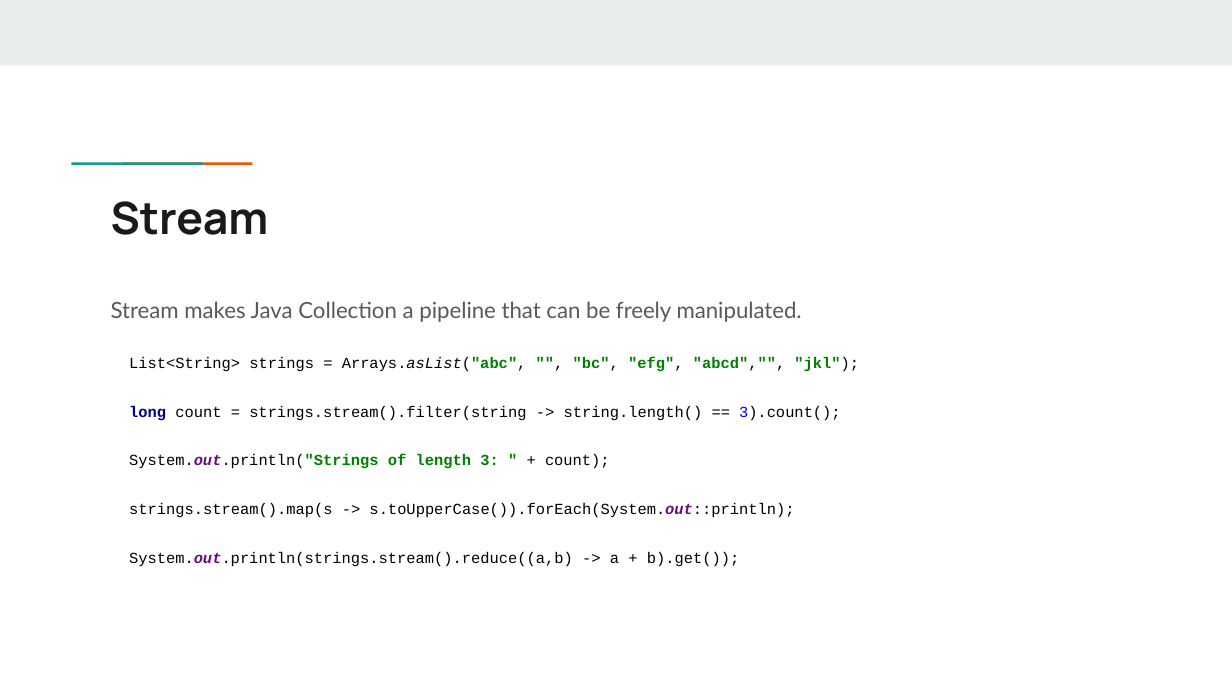
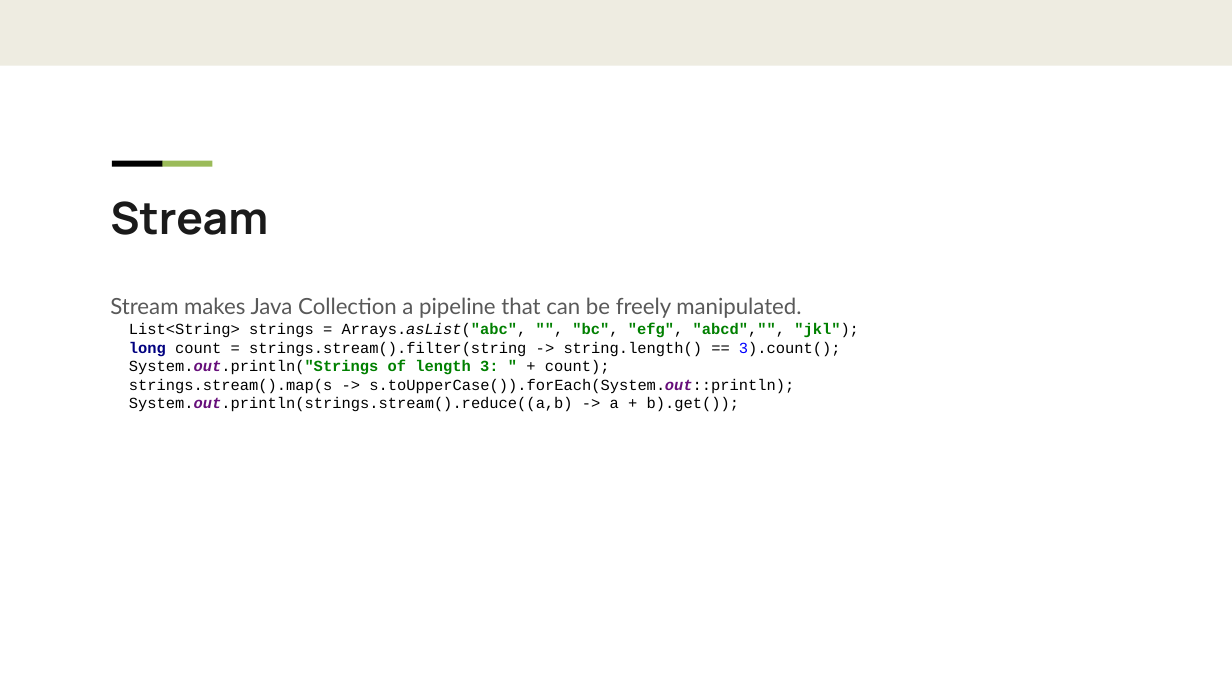
Before and after one commit to liangduo1993/javaee, a slide deck: slide 18 of JaveEE.pptx (slide 16 before the commit). Drawn at 1232x693 pixels with LibreOffice and Linux fonts; fonts in the diff are those of the drawing; background and template pictures are left out. Boxes give left, top, right and bottom in pixels: in the first picture for what was removed or moved away, otherwise in the second. Text is boxed around its words. In the diff, an @@ line names an element or a change of style, - is before the commit and + after.

```diff
--- a/JaveEE.pptx
+++ b/JaveEE.pptx
@@ rectangle at bbox=[112, 160, 163, 166]: fill #1A9988 to #000000 @@
@@ rectangle at bbox=[161, 160, 212, 166]: fill #EB5600 to #9BBB59 @@
@@ text "Stream makes Java Collection a ..." at bbox=[110, 297, 859, 412]: highlight #FFFFFF to none in "List<String> strings = Arrays.asList("abc", "", "bc", "efg", ...", "long count = strings.stream().filter(string -> string.length ...", "System.out.println("Strings of length 3: " + count);", "strings.stream().map(s -> s.toUpperCase()).forEach(System.ou ..." and 1 more places; line spacing 1.15 to 1; less space between paragraphs @@
```
Also in this commit, not shown: 20 other slides changed, 5 slides added, 4 slides removed, 1 other file.
